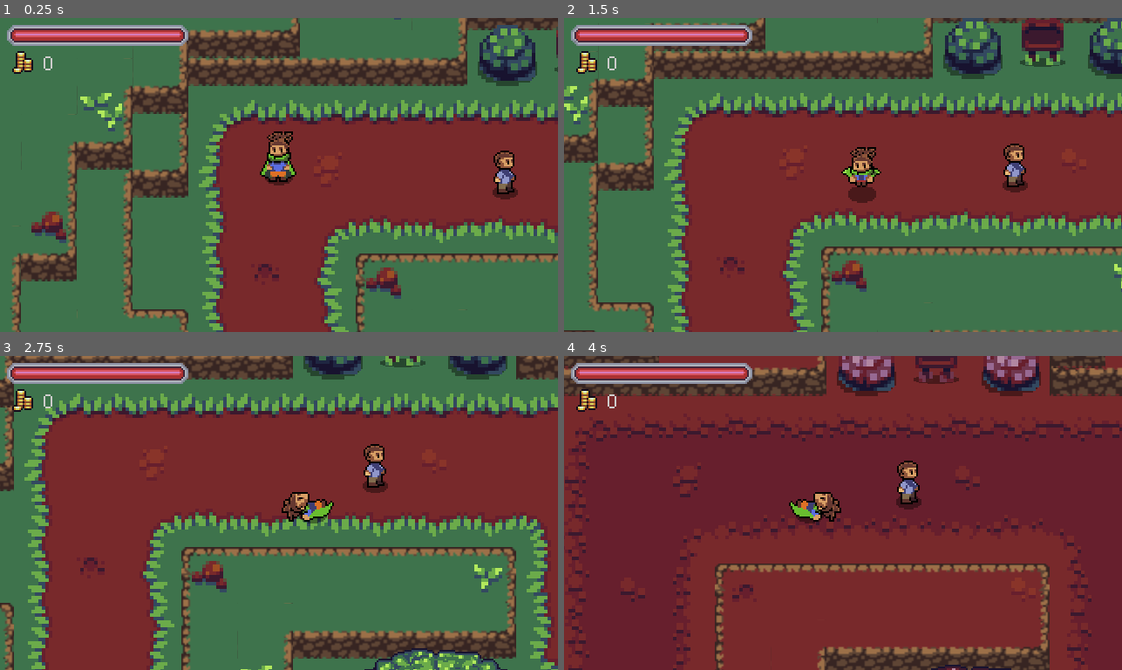
Above: before the commit, frames 1-4 (two rows, left to right).
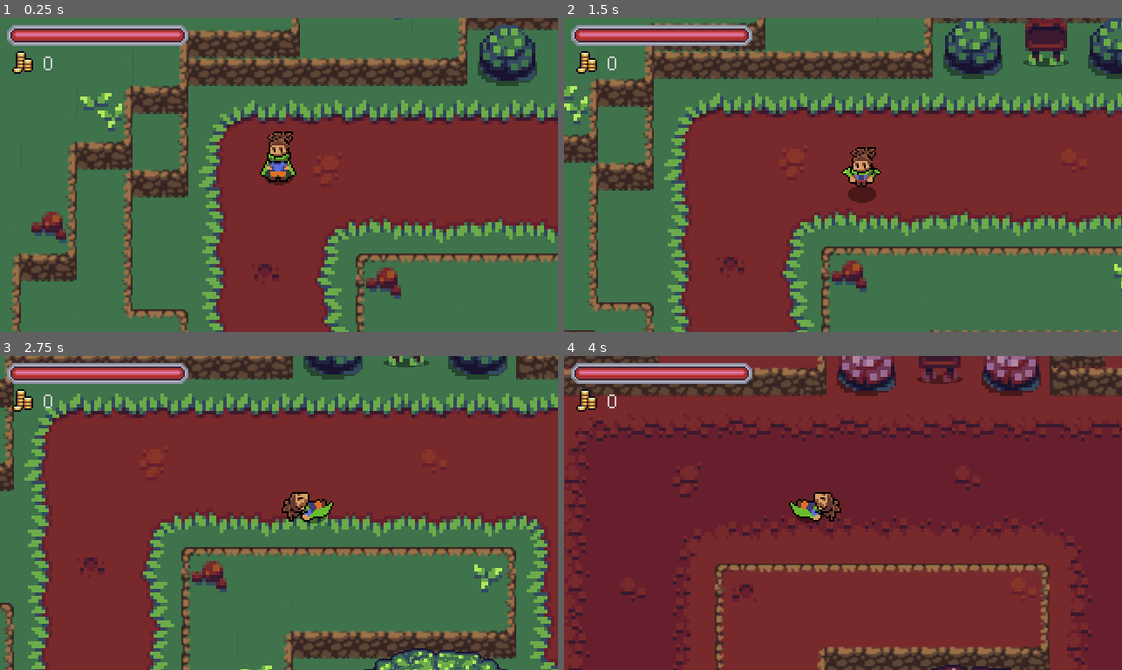
Above: after the commit, the same moments.

Repository: Thomas-Arndt/RPG.1
Game: Godot game, scene res://World/World.tscn
Same seed, same stepped clock (60 frames per second), same inputs: the game is played once before the commit and once after it.
Inputs:
- Up to frame 1 (0.25 s): no input
- Up to frame 2 (1.5 s): hold Right (ui_right) 0.53-1.28 s; tap R (attack) at 0.6 s; tap E (roll) at 0.8, 1.35 s; hold Down (ui_down) from 1.28 s (still down)
- Up to frame 3 (2.75 s): tap R (attack) at 1.55, 2.1 s; release Down (ui_down) at 2.03 s; hold Right (ui_right) from 2.03 s (still down); tap E (roll) at 2.3 s
- Up to frame 4 (4 s): release Right (ui_right) at 2.78 s; hold Up (ui_up) 2.78-3.53 s; tap T (d_shift) at 2.85 s; tap R (attack) at 3.05 s; hold Left (ui_left) from 3.53 s (still down); tap E (roll) at 3.6 s

The runs differ from the first frame. In frame 1, 0.5% of the frame differs, in the area x 88-100%, y 2-58%; in frame 2, 1.0%, in the area x 78-91%, y 0-56%; in frame 3, 0.7%; in frame 4, 0.8%.

Commit message:
Finished NPC scene to interact with player and look at player during interaction

Diff:
--- a/Enemies/GreenVoidBlob.tscn
+++ b/Enemies/GreenVoidBlob.tscn
@@ -52,10 +52,12 @@
 _experience_reward = 10
 
 [node name="FullSprite" parent="." index="1"]
+visible = true
 material = SubResource( 3 )
 texture = ExtResource( 1 )
 
 [node name="HalfSprite" parent="." index="2"]
+visible = true
 material = SubResource( 5 )
 texture = ExtResource( 2 )
 
@@ -65,6 +67,15 @@
 [node name="HalfAttackSprite" parent="." index="4"]
 texture = ExtResource( 5 )
 
+[node name="HurtBox" parent="." index="10"]
+visible = true
+
+[node name="PlayerDetectionZone" parent="." index="11"]
+visible = true
+
+[node name="SoftCollision" parent="." index="13"]
+visible = true
+
 [editable path="HurtBox"]
 [editable path="PlayerDetectionZone"]
 [editable path="HitBox"]
--- a/Enemies/RedVoidBlob.tscn
+++ b/Enemies/RedVoidBlob.tscn
@@ -56,6 +56,7 @@
 texture = ExtResource( 1 )
 
 [node name="HalfSprite" parent="." index="2"]
+visible = true
 material = SubResource( 5 )
 texture = ExtResource( 2 )
 
@@ -65,6 +66,15 @@
 [node name="HalfAttackSprite" parent="." index="4"]
 texture = ExtResource( 6 )
 
+[node name="HurtBox" parent="." index="10"]
+visible = true
+
+[node name="PlayerDetectionZone" parent="." index="11"]
+visible = true
+
+[node name="SoftCollision" parent="." index="13"]
+visible = true
+
 [editable path="HurtBox"]
 [editable path="PlayerDetectionZone"]
 [editable path="HitBox"]
--- a/Enemies/VoidBlob.tscn
+++ b/Enemies/VoidBlob.tscn
@@ -774,10 +774,12 @@
 texture = ExtResource( 3 )
 
 [node name="FullSprite" type="Sprite" parent="."]
+visible = false
 material = SubResource( 18 )
 hframes = 13
 
 [node name="HalfSprite" type="Sprite" parent="."]
+visible = false
 material = SubResource( 20 )
 hframes = 13
 
--- a/NPCs/NPC.gd
+++ b/NPCs/NPC.gd
@@ -1,24 +1,34 @@
 extends KinematicBody2D
 
-export var ACCELERATION = 200
-export var MAX_SPEED = 35
-export var FRICTION = 200
-export var WANDER_BUFFER = 4
+export (int) var ACCELERATION = 200
+export (int) var MAX_SPEED = 35
+export (int) var FRICTION = 200
+export (int) var WANDER_BUFFER = 4
+export (int) var WANDER_RANGE = 32
+export (String) var AXIS = "X"
 
 enum {
 	IDLE,
 	WANDER,
+	INTERACT,
 }
 
 onready var anim_player = $AnimationPlayer
 onready var anim_tree = $AnimationTree
 onready var anim_state = anim_tree.get("parameters/playback")
 onready var wander_controller = $XYWanderController
+onready var interaction_zone = $InteractionZone
 
 var velocity = Vector2.ZERO
 var state = IDLE
+var interacting: bool = false
+var interaction_target: Node = null
 
 func _ready():
+	interaction_zone.connect("interaction_started", self, "_on_Interaction_Zone_interaction_started")
+	interaction_zone.connect("interaction_finished", self, "_on_Interaction_Zone_interaction_finished")
+	wander_controller.wander_range = WANDER_RANGE
+	wander_controller.axis = AXIS
 	anim_tree.active = true
 	anim_player.play("SETUP")
 	state = pick_random_state([IDLE, WANDER])
@@ -39,13 +49,19 @@
 
 			if global_position.distance_to(wander_controller.target_position) <= WANDER_BUFFER:
 				update_wander()
+		INTERACT:
+			velocity = velocity.move_toward(Vector2.ZERO, FRICTION * delta)
+			anim_state.travel("idle")
+			var direction = global_position.direction_to(interaction_target.global_position)
+			anim_tree.set("parameters/idle/blend_position", direction)
+			anim_tree.set("parameters/walk/blend_position", direction)
 
 	velocity = move_and_slide(velocity)
 
 func update_wander():
 
 	state = pick_random_state([IDLE, WANDER])
-	wander_controller.start_wander_timer(7)
+	wander_controller.start_wander_timer(5)
 
 func pick_random_state(state_list):
 	state_list.shuffle()
@@ -56,3 +72,12 @@
 	anim_tree.set("parameters/idle/blend_position", direction)
 	anim_tree.set("parameters/walk/blend_position", direction)
 	velocity = velocity.move_toward(direction * MAX_SPEED, ACCELERATION * delta)
+
+func _on_Interaction_Zone_interaction_started(node):
+	interaction_target = node
+	state = INTERACT
+
+
+func _on_Interaction_Zone_interaction_finished(node):
+	state = IDLE
+	interaction_target = null
--- a/NPCs/NPC.tscn
+++ b/NPCs/NPC.tscn
@@ -1,9 +1,10 @@
-[gd_scene load_steps=30 format=2]
+[gd_scene load_steps=32 format=2]
 
 [ext_resource path="res://Shadows/MediumShadow.png" type="Texture" id=1]
 [ext_resource path="res://NPCs/BaseNPCSpriteSheet.png" type="Texture" id=2]
 [ext_resource path="res://Utils/Controllers/XYWanderController.tscn" type="PackedScene" id=3]
 [ext_resource path="res://NPCs/NPC.gd" type="Script" id=4]
+[ext_resource path="res://Utils/Overlap/InteractionZone.tscn" type="PackedScene" id=5]
 
 [sub_resource type="CapsuleShape2D" id=1]
 radius = 4.0
@@ -236,6 +237,10 @@
 
 [sub_resource type="AnimationNodeStateMachinePlayback" id=17]
 
+[sub_resource type="CapsuleShape2D" id=26]
+radius = 3.0
+height = 4.0
+
 [node name="NPC" type="KinematicBody2D"]
 script = ExtResource( 4 )
 
@@ -275,3 +280,11 @@
 parameters/walk/blend_position = Vector2( -0.479132, -0.434335 )
 
 [node name="XYWanderController" parent="." instance=ExtResource( 3 )]
+
+[node name="InteractionZone" parent="." instance=ExtResource( 5 )]
+
+[node name="CollisionShape2D" parent="InteractionZone" index="0"]
+rotation = 1.5708
+shape = SubResource( 26 )
+
+[editable path="InteractionZone"]
--- a/Player/Player.gd
+++ b/Player/Player.gd
@@ -57,8 +57,8 @@
 		state = ROLL
 
 	if Input.is_action_just_pressed("attack"):
-		if detection_zone.can_interact() and roll_vector == Vector2.UP and UI.TextBox.complete:
-			detection_zone.target.start_interaction()
+		if detection_zone.can_interact() and UI.TextBox.complete:
+			detection_zone.target.start_interaction(self)
 		elif UI.TextBox.complete:
 			state = ATTACK
 
--- a/QuestSystem/QuestSystem.tscn
+++ b/QuestSystem/QuestSystem.tscn
@@ -2,8 +2,8 @@
 
 [ext_resource path="res://QuestSystem/QuestSystem.gd" type="Script" id=1]
 [ext_resource path="res://QuestSystem/QuestContainer.gd" type="Script" id=2]
-[ext_resource path="res://QuestSystem/Quests/slay-3-voidblob-billboard-billboard.tscn" type="PackedScene" id=3]
-[ext_resource path="res://QuestSystem/Quests/interact-chip-bill.tscn" type="PackedScene" id=4]
+[ext_resource path="res://QuestSystem/Quests/slay-3-voidblob-bill.tscn" type="PackedScene" id=3]
+[ext_resource path="res://QuestSystem/Quests/bills-flyer.tscn" type="PackedScene" id=4]
 
 [node name="QuestSystem" type="Node"]
 script = ExtResource( 1 )
--- a/QuestSystem/Quests/interact-chip-bill.tscn
+++ b/QuestSystem/Quests/bills-flyer.tscn
@@ -5,9 +5,9 @@
 
 [node name="interact-chip-bill" instance=ExtResource( 1 )]
 title = "Meet Bill"
-startText = [ "Hi there! My name is Chip. Please speak with Bill for me, will ya?" ]
-progressText = [ "Go find Bill, hop to it!" ]
-deliverText = [ "Chip sent you, eh? Well, I could use some help..." ]
+startText = [ "             ~~ In Need of Help! ~~", "My land is overrun with void blobs! Find me at my house if you are able to help.   Bill" ]
+progressText = [ "             ~~ In Need of Help! ~~", "My land is overrun with void blobs! Find me at my house if you are able to help.   Bill" ]
+deliverText = [ "Hello there! Oh? You saw my advertisement? That's great!" ]
 reward_on_delivery = true
 _reward_experience = 10
 
--- /dev/null
+++ b/QuestSystem/Quests/slay-3-voidblob-bill.tscn
@@ -0,0 +1,19 @@
+[gd_scene load_steps=4 format=2]
+
+[ext_resource path="res://Enemies/VoidBlob.tscn" type="PackedScene" id=1]
+[ext_resource path="res://QuestSystem/Objectives/QuestSlayObjective.tscn" type="PackedScene" id=2]
+[ext_resource path="res://QuestSystem/Quest.tscn" type="PackedScene" id=3]
+
+[node name="slay-3-voidblob-billboard-billboard" instance=ExtResource( 3 )]
+title = "test"
+description = "testes"
+startText = [ "As you can see, there are void blobs everywhere!", "Could you do me a solid and banish one of the Void Blobs in the area? Just hit it with your sword a few times...", "Once you have banished one, return to me." ]
+progressText = [ "Remember, you can only attack a void blob that has fully phased into our dimension." ]
+deliverText = [ "Well done! Thank you for your help!" ]
+reward_on_delivery = true
+_reward_experience = 100
+_reward_gold = 15
+
+[node name="QuestSlayObjective" parent="Objectives" index="0" instance=ExtResource( 2 )]
+amount = 1
+target_to_slay = ExtResource( 1 )
--- a/QuestSystem/Quests/slay-3-voidblob-billboard-billboard.tscn
+++ /dev/null
@@ -1,19 +0,0 @@
-[gd_scene load_steps=4 format=2]
-
-[ext_resource path="res://QuestSystem/Quest.tscn" type="PackedScene" id=1]
-[ext_resource path="res://QuestSystem/Objectives/QuestSlayObjective.tscn" type="PackedScene" id=2]
-[ext_resource path="res://Enemies/VoidBlob.tscn" type="PackedScene" id=3]
-
-[node name="slay-3-voidblob-billboard-billboard" instance=ExtResource( 1 )]
-title = "test"
-description = "testes"
-startText = [ "The name's Bill Board.", "Could you do me a solid and banish one of the Void Blobs in the area? Just hit it with your sword a few times...", "Once you have banished one, speak with my friend, Chip, for your reward." ]
-progressText = [ "Speak with Chip when you have banished a Void Blob to claim your reward..." ]
-deliverText = [ "Well done! Thank you for your help!" ]
-reward_on_delivery = true
-_reward_experience = 100
-_reward_gold = 15
-
-[node name="QuestSlayObjective" parent="Objectives" index="0" instance=ExtResource( 2 )]
-amount = 1
-target_to_slay = ExtResource( 3 )
--- a/Utils/Controllers/XYWanderController.gd
+++ b/Utils/Controllers/XYWanderController.gd
@@ -1,13 +1,13 @@
 extends Node2D
 
-export(int) var wander_range = 32
-export(String) var axis = "X"
 
 onready var start_position = global_position
 onready var target_position = global_position
 
 onready var timer = $Timer
 
+var axis: String = "X"
+var wander_range: int = 32
 var reverse:bool = false
 
 func _ready():
--- a/Utils/Overlap/InteractionZone.gd
+++ b/Utils/Overlap/InteractionZone.gd
@@ -1,11 +1,13 @@
 extends Area2D
 class_name InteractionZone
 
+signal interaction_started
 signal interaction_finished(node)
 
 onready var Actions: Node = $Actions
 
-func start_interaction() -> void:
+func start_interaction(node) -> void:
+	emit_signal("interaction_started", node)
 	var actions = Actions.get_children()
 	if (len(actions) > 0):
 		for action in actions:
--- a/World/World.tscn
+++ b/World/World.tscn
@@ -11,11 +11,11 @@
 [ext_resource path="res://World/Objects/Bush.tscn" type="PackedScene" id=9]
 [ext_resource path="res://World/Objects/Shrub.tscn" type="PackedScene" id=10]
 [ext_resource path="res://UI/UI.tscn" type="PackedScene" id=11]
-[ext_resource path="res://QuestSystem/Quests/slay-3-voidblob-billboard-billboard.tscn" type="PackedScene" id=12]
+[ext_resource path="res://QuestSystem/Quests/bills-flyer.tscn" type="PackedScene" id=12]
 [ext_resource path="res://Utils/Actions/GiveQuestAction.tscn" type="PackedScene" id=13]
 [ext_resource path="res://Utils/Actions/CompletedQuestAction.tscn" type="PackedScene" id=14]
 [ext_resource path="res://Utils/Actions/InProgressQuestAction.tscn" type="PackedScene" id=15]
-[ext_resource path="res://QuestSystem/Quests/interact-chip-bill.tscn" type="PackedScene" id=16]
+[ext_resource path="res://QuestSystem/Quests/slay-3-voidblob-bill.tscn" type="PackedScene" id=16]
 [ext_resource path="res://World/Objects/Buildings/Hut.tscn" type="PackedScene" id=17]
 [ext_resource path="res://World/Objects/Buildings/HutExteriorLower.png" type="Texture" id=18]
 [ext_resource path="res://NPCs/NPC.tscn" type="PackedScene" id=19]
@@ -1061,6 +1061,8 @@
 } ]
 1/z_index = 0
 
+[sub_resource type="AnimationNodeStateMachinePlayback" id=149]
+
 [node name="World" type="Node2D"]
 
 [node name="GreenPath" type="TileMap" parent="."]
@@ -1197,39 +1199,38 @@
 [node name="Signs" type="YSort" parent="YSort"]
 
 [node name="BulletinBoard" parent="YSort/Signs" instance=ExtResource( 3 )]
-position = Vector2( -448, 149 )
-
-[node name="CompletedQuestAction" parent="YSort/Signs/BulletinBoard/InteractionZone/Actions" index="0" instance=ExtResource( 14 )]
+position = Vector2( -767, 150 )
+
+[node name="InProgressQuestAction" parent="YSort/Signs/BulletinBoard/InteractionZone/Actions" index="0" instance=ExtResource( 15 )]
+quest_reference = ExtResource( 12 )
+
+[node name="GiveQuestAction" parent="YSort/Signs/BulletinBoard/InteractionZone/Actions" index="1" instance=ExtResource( 13 )]
+quest_reference = ExtResource( 12 )
+
+[node name="NPC" parent="YSort" instance=ExtResource( 19 )]
+position = Vector2( -782, 449 )
+WANDER_RANGE = 64
+
+[node name="AnimationTree" parent="YSort/NPC" index="4"]
+parameters/playback = SubResource( 149 )
+
+[node name="CompletedQuestAction" parent="YSort/NPC/InteractionZone/Actions" index="0" instance=ExtResource( 14 )]
+quest_reference = ExtResource( 12 )
+follow_up_quest = ExtResource( 16 )
+speaker_name = "Bill"
+
+[node name="CompletedQuestAction2" parent="YSort/NPC/InteractionZone/Actions" index="1" instance=ExtResource( 14 )]
 quest_reference = ExtResource( 16 )
-follow_up_quest = ExtResource( 12 )
 speaker_name = "Bill"
 
-[node name="InProgressQuestAction" parent="YSort/Signs/BulletinBoard/InteractionZone/Actions" index="1" instance=ExtResource( 15 )]
-quest_reference = ExtResource( 12 )
+[node name="InProgressQuestAction" parent="YSort/NPC/InteractionZone/Actions" index="2" instance=ExtResource( 15 )]
+quest_reference = ExtResource( 16 )
 speaker_name = "Bill"
-
-[node name="BulletinBoard2" parent="YSort/Signs" instance=ExtResource( 3 )]
-position = Vector2( -769, 150 )
-
-[node name="CompletedQuestAction" parent="YSort/Signs/BulletinBoard2/InteractionZone/Actions" index="0" instance=ExtResource( 14 )]
-quest_reference = ExtResource( 12 )
-speaker_name = "Chip"
-
-[node name="InProgressQuestAction" parent="YSort/Signs/BulletinBoard2/InteractionZone/Actions" index="1" instance=ExtResource( 15 )]
-quest_reference = ExtResource( 16 )
-speaker_name = "Chip"
-
-[node name="GiveQuestAction" parent="YSort/Signs/BulletinBoard2/InteractionZone/Actions" index="2" instance=ExtResource( 13 )]
-quest_reference = ExtResource( 16 )
-speaker_name = "Chip"
-
-[node name="NPC" parent="YSort" instance=ExtResource( 19 )]
-position = Vector2( -816, 219 )
 
 [node name="UI" parent="." instance=ExtResource( 11 )]
 position = Vector2( -9, 9 )
 
 [editable path="YSort/Signs/BulletinBoard"]
 [editable path="YSort/Signs/BulletinBoard/InteractionZone"]
-[editable path="YSort/Signs/BulletinBoard2"]
-[editable path="YSort/Signs/BulletinBoard2/InteractionZone"]
+[editable path="YSort/NPC"]
+[editable path="YSort/NPC/InteractionZone"]
Not shown: 1 places in World/World.tscn that only renumber resources
